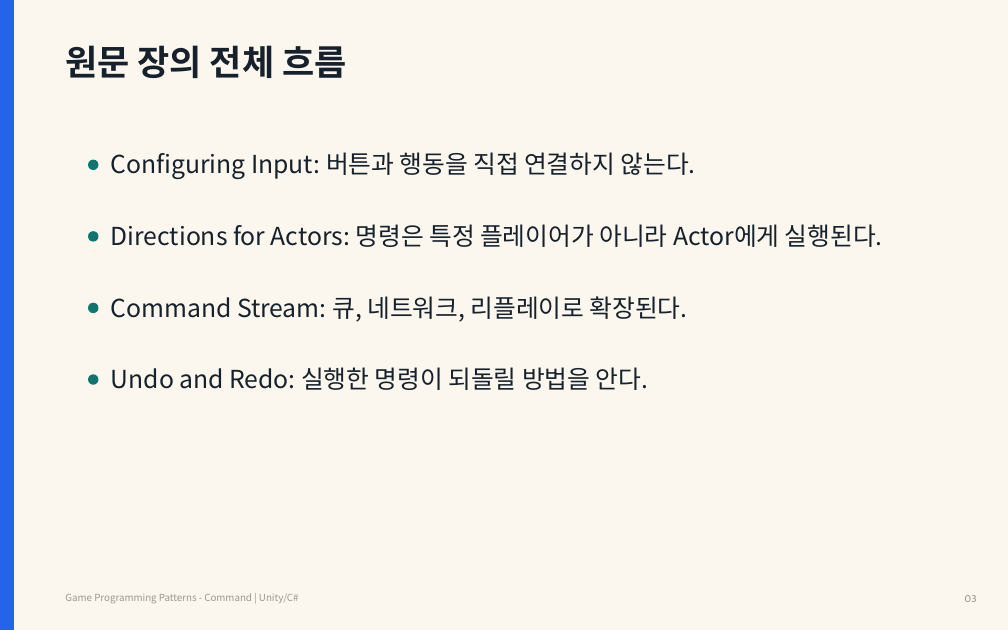
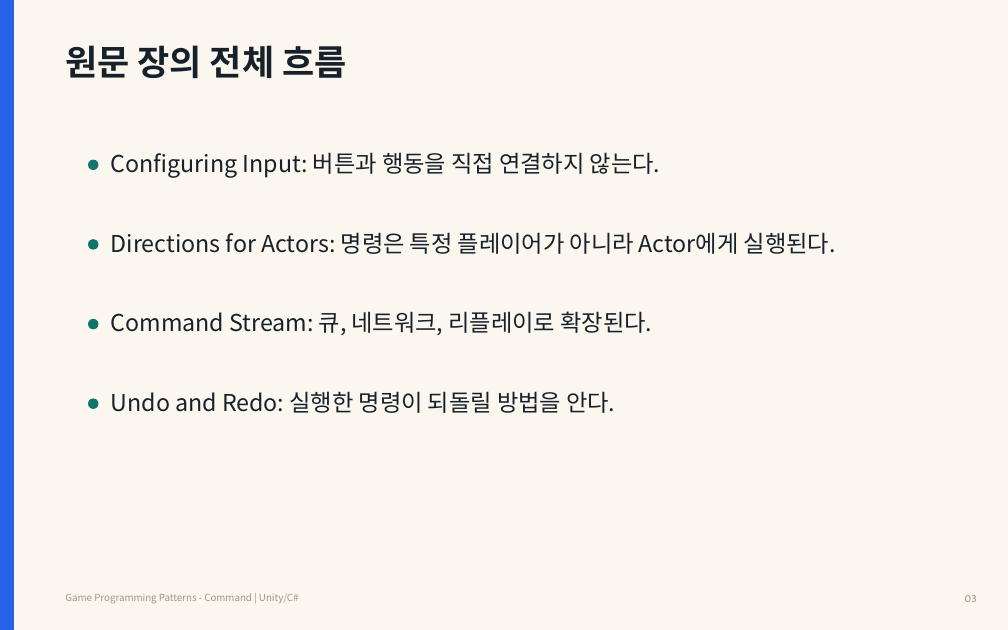
Before and after one commit to Meerkat-GMD/unity-programming-pattern, a slide deck: slide 3 of 강의자료/유니티 프로그래밍 패턴 2차시 - Command Pattern.pptx. Drawn at 1008x630 pixels with LibreOffice and Linux fonts; fonts in the diff are those of the drawing. Boxes give left, top, right and bottom in pixels: in the first picture for what was removed or moved away, otherwise in the second. Text is boxed around its words. In the diff, an @@ line names an element or a change of style, - is before the commit and + after.

Commit message:
Fix text spacing and overlap in Command Pattern PPT

```diff
--- a/강의자료/유니티 프로그래밍 패턴 2차시 - Command Pattern.pptx
+++ b/강의자료/유니티 프로그래밍 패턴 2차시 - Command Pattern.pptx
@@ text "Directions for Actors: 명령은 특정 ...": place and size @@
-text "Directions for Actors: 명령은 특정 ..." at [111,224,883,247]
+text "Directions for Actors: 명령은 특정 ..." at [111,232,836,254]
@@ ellipse: place and size @@
-ellipse at [89,232,98,241]
+ellipse at [89,240,98,249]
@@ ellipse: place and size @@
-ellipse at [89,303,98,312]
+ellipse at [89,320,98,329]
@@ text "Command Stream: 큐, 네트워크, 리플레이로 ...": place and size @@
-text "Command Stream: 큐, 네트워크, 리플레이로 ..." at [111,296,688,322]
+text "Command Stream: 큐, 네트워크, 리플레이로 ..." at [111,311,653,335]
@@ size 17.7 to 16.6 pt in 4 elements at [111,152,660,178], [111,232,836,254], [111,311,653,335], [111,391,615,413] @@
@@ text "Undo and Redo: 실행한 명령이 ...": place and size @@
-text "Undo and Redo: 실행한 명령이 ..." at [111,367,648,390]
+text "Undo and Redo: 실행한 명령이 ..." at [111,391,615,413]
@@ ellipse: place and size @@
-ellipse at [89,375,98,384]
+ellipse at [89,399,98,408]
```
Also in this commit, not shown: 2 other slides changed.
